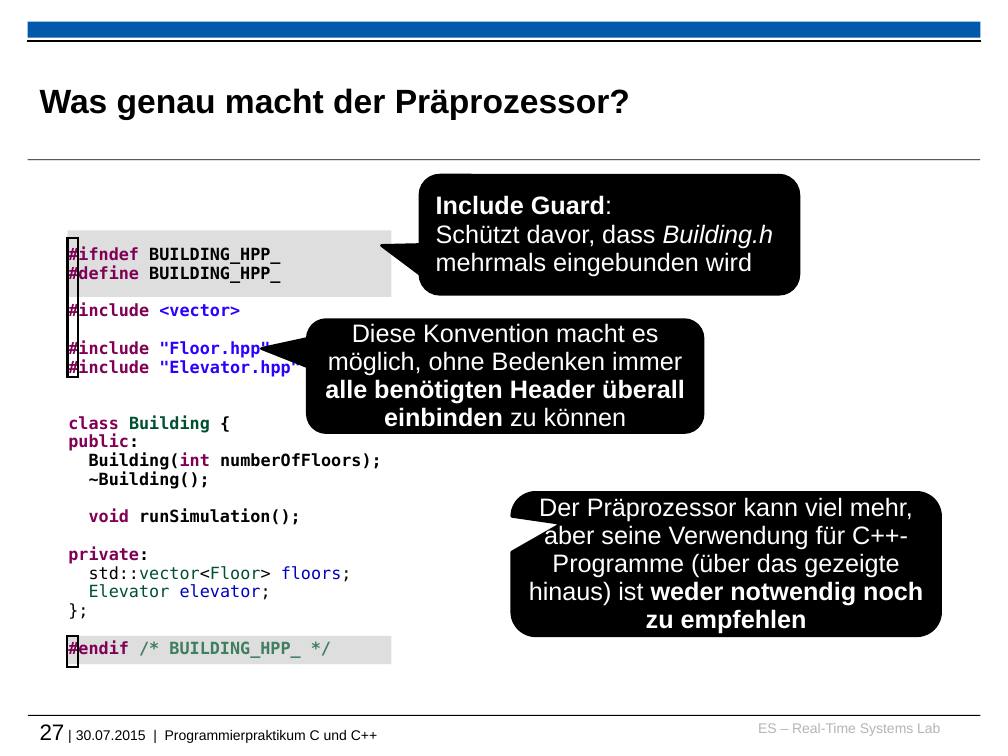
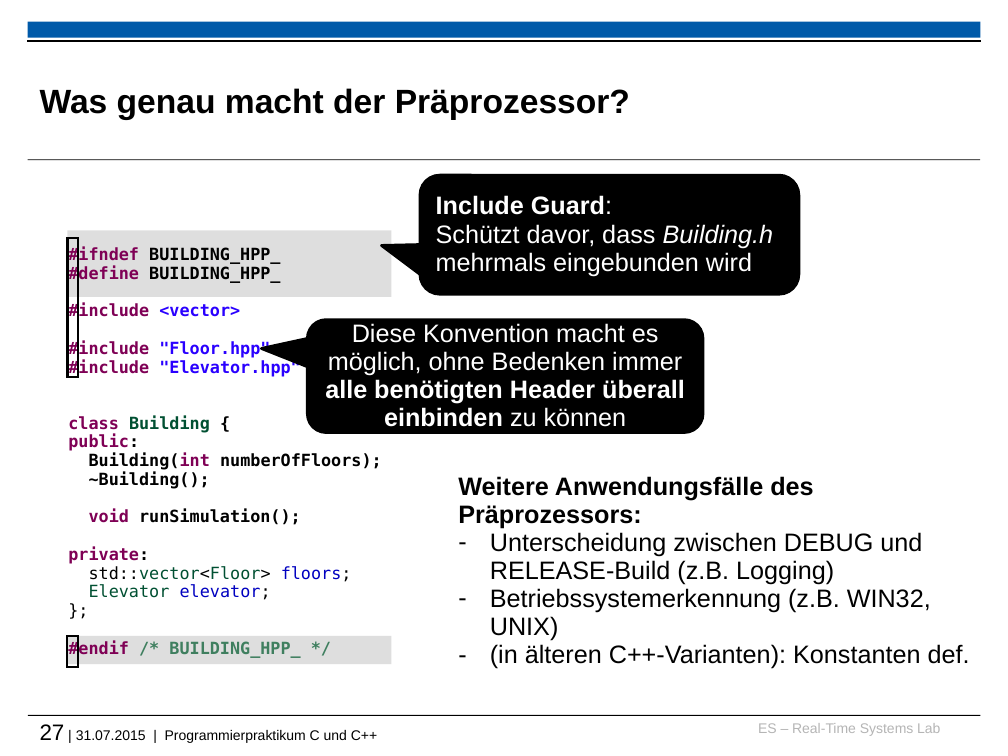
Before and after one commit to h82k/tud-cppp, a slide deck: slide 27 of vorlesung/cppp_lecture.pptx. Drawn at 1008x756 pixels with LibreOffice and Linux fonts; fonts in the diff are those of the drawing; background and template pictures are left out. Boxes give left, top, right and bottom in pixels: in the first picture for what was removed or moved away, otherwise in the second. Text is boxed around its words. In the diff, an @@ line names an element or a change of style, - is before the commit and + after.

```diff
--- a/vorlesung/cppp_lecture.pptx
+++ b/vorlesung/cppp_lecture.pptx
@@ text added at (458, 476, 970, 669), 18 pt, text #000000 @@
+Weitere Anwendungsfälle des Präprozessors:
+– Unterscheidung zwischen DEBUG und RELEASE-Build (z.B. Logging)
+– Betriebssystemerkennung (z.B. WIN32, UNIX)
+– (in älteren C++-Varianten): Konstanten def.
@@ rounded speech box removed at (512, 493, 940, 636) @@
-Der Präprozessor kann viel mehr, aber seine Verwendung für C++-Programme (über das gezeigte hinaus) ist weder notwendig noch zu empfehlen
@@ text at (40, 724, 377, 743): text changed @@
-27 | 30.07.2015 | Programmierpraktikum C und C++
+27 | 31.07.2015 | Programmierpraktikum C und C++
```
Also in this commit, not shown: 15 other slides changed, 1 other file.
